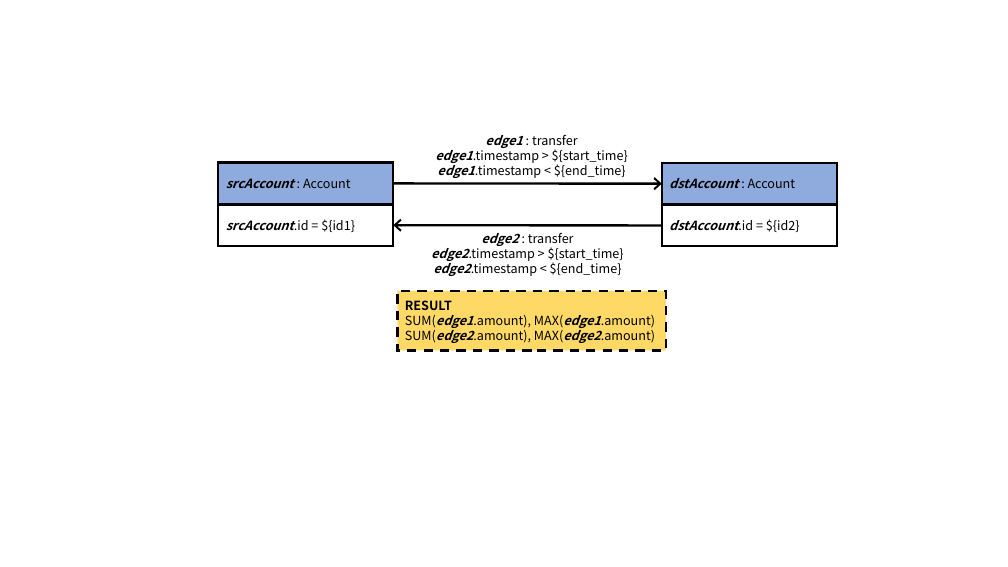
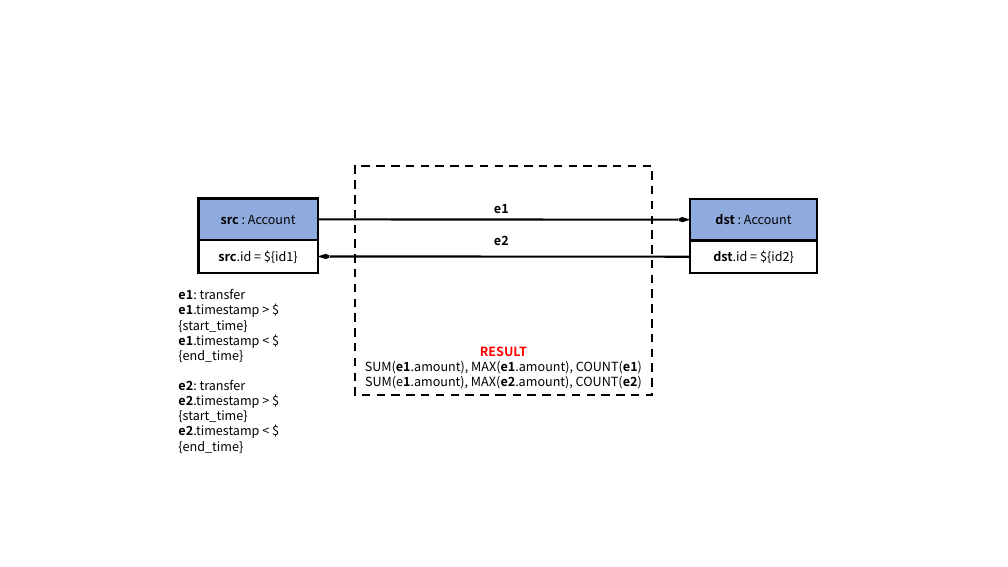
Before and after one commit to ldbc/ldbc_finbench_docs, a slide deck: slide 2 of patterns/transaction-simple-read.pptx. Drawn at 1008x567 pixels with LibreOffice and Linux fonts; fonts in the diff are those of the drawing. Boxes give left, top, right and bottom in pixels: in the first picture for what was removed or moved away, otherwise in the second. Text is boxed around its words. In the diff, an @@ line names an element or a change of style, - is before the commit and + after.

```diff
--- a/patterns/transaction-simple-read.pptx
+++ b/patterns/transaction-simple-read.pptx
@@ rectangle "RESULT": place and size @@
-rectangle "RESULT" at [398,291,666,351]
+rectangle "RESULT" at [355,166,653,395]
@@ rectangle "RESULT" at [355,166,653,395]: vertical alignment middle to bottom; fill #FFD966 to none; outline #000000 2.25 pt dashed to #000000 2 pt dashed @@
@@ outline #000000 2.25 pt to #000000 2 pt in 4 elements at [690,240,817,273], [199,240,318,273], [690,199,817,240], [199,199,318,240] @@
@@ rectangle "src : Account": place and size @@
-rectangle "src : Account" at [219,163,393,204]
+rectangle "src : Account" at [199,199,318,240]
@@ text added at [494,204,509,213], 12 pt, text #000000, bold @@
+e1
@@ rectangle "dst : Account": place and size @@
-rectangle "dst : Account" at [662,163,836,204]
+rectangle "dst : Account" at [690,199,817,240]
@@ text in rectangle at [221,214,296,224]: text changed; bold off; italic off @@
-srcAccount : Account
+src : Account
@@ arrow moved from (393, 184) - (662, 184) to (318, 219) - (690, 220) @@
@@ arrow (318, 219) - (690, 220): stroke #000000 2.25 pt to #000000 2 pt @@
@@ text at [494,235,509,245]: text changed; bold on @@
-edge2 : transfer
-edge2.timestamp > ${start_time}
-edge2.timestamp < ${end_time}
+e2
@@ text in rectangle at [715,214,792,224]: text changed; bold off; italic off @@
-dstAccount : Account
+dst : Account
@@ rectangle "src.id = ${id1}": place and size @@
-rectangle "src.id = ${id1}" at [219,204,393,246]
+rectangle "src.id = ${id1}" at [199,240,318,273]
@@ text in rectangle at [218,250,298,263]: text changed; bold off; italic off @@
-srcAccount.id = ${id1}
+src.id = ${id1}
@@ arrow moved from (393, 225) - (662, 225) to (690, 257) - (318, 256) @@
@@ arrow (690, 257) - (318, 256): stroke #000000 2.25 pt to #000000 2 pt; arrowheads changed @@
@@ rectangle "dst.id = ${id2}": place and size @@
-rectangle "dst.id = ${id2}" at [662,205,836,247]
+rectangle "dst.id = ${id2}" at [690,240,817,273]
@@ text in rectangle at [713,250,794,263]: text changed; bold off; italic off @@
-dstAccount.id = ${id2}
+dst.id = ${id2}
@@ text at [178,289,259,453]: text changed @@
-edge1 : transfer
-edge1.timestamp > ${start_time}
-edge1.timestamp < ${end_time}
+e1: transfer
+e1.timestamp > ${start_time}
+e1.timestamp < ${end_time}
+e2: transfer
+e2.timestamp > ${start_time}
+e2.timestamp < ${end_time}
@@ text in rectangle at [480,346,527,356]: text colour #000000 to #FF0000 in "RESULT"; alignment left to centre @@
@@ text in rectangle at [365,361,642,389]: text changed @@
-SUM(edge1.amount), MAX(edge1.amount)
-SUM(edge2.amount), MAX(edge2.amount)
+SUM(e1.amount), MAX(e1.amount), COUNT(e1)
+SUM(e1.amount), MAX(e2.amount), COUNT(e2)
```
Also in this commit, not shown: 7 other slides changed, 1 slide added, 51 other files.
